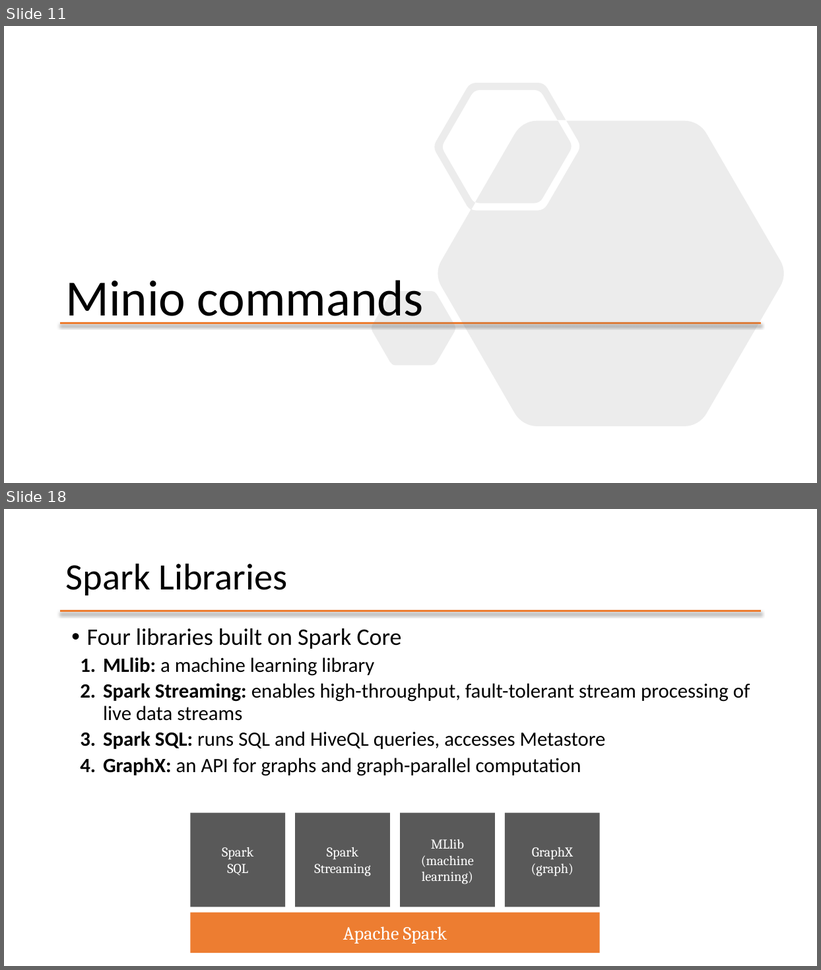
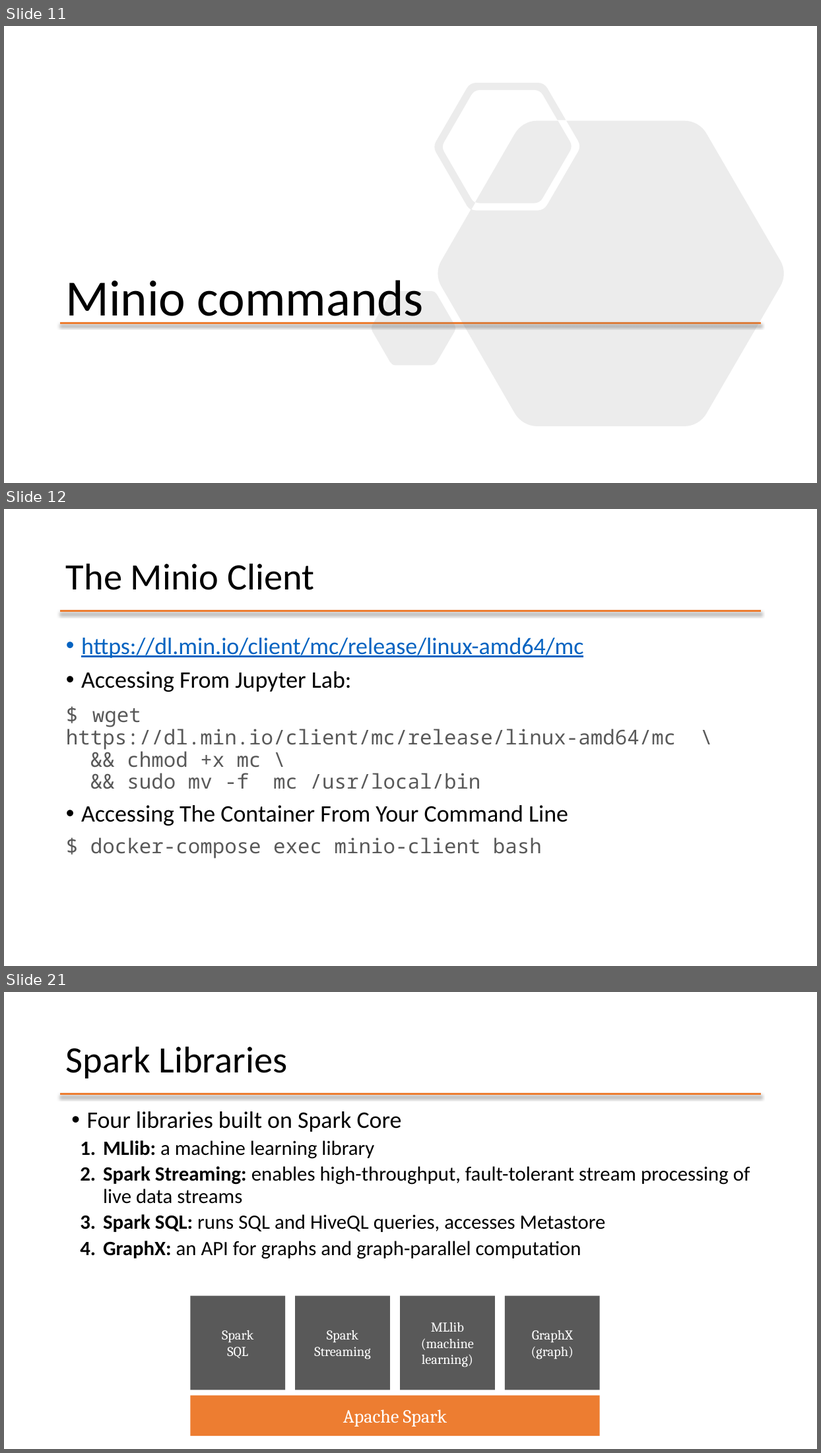
Before and after one commit to mafudge/ist769-old, a slide deck: content/D-Spark/D-Spark-Object-Storage.pptx. Shown one above the other, each under a label of ours: slides 11 and 18 before the commit, slides 11, 12 and 21 after it; the slides between them are not shown. The pictures are 821x970 and 821x1453 pixels, drawn with LibreOffice and Linux fonts; fonts in the diff are those of the drawing. Boxes give left, top, right and bottom in pixels: in the first picture for what was removed or moved away, otherwise in the second. Text is boxed around its words. In the diff, an @@ line names an element or a change of style, - is before the commit and + after.

```diff
--- a/content/D-Spark/D-Spark-Object-Storage.pptx
+++ b/content/D-Spark/D-Spark-Object-Storage.pptx
@@ slide 12 added at [4,509,817,966], background #FFFFFF; not listed: 1 template element that a slide beside it also shows @@
@@ title added at [66,563,314,590], 44 pt, text #000000 @@
+The Minio Client
@@ text added at [66,638,676,859], 24 pt, text #595959 @@
+• https://dl.min.io/client/mc/release/linux-amd64/mc
+• Accessing From Jupyter Lab:
+$ wget https://dl.min.io/client/mc/release/linux-amd64/mc \
+&& chmod +x mc \
+&& sudo mv -f mc /usr/local/bin
+• Accessing The Container From Your Command Line
+$ docker-compose exec minio-client bash
@@ what was slide 18 is now slide 21 @@
```
Also in this commit, not shown: 8 slides changed, 25 other slides added, 8 slides removed, 35 other files.
